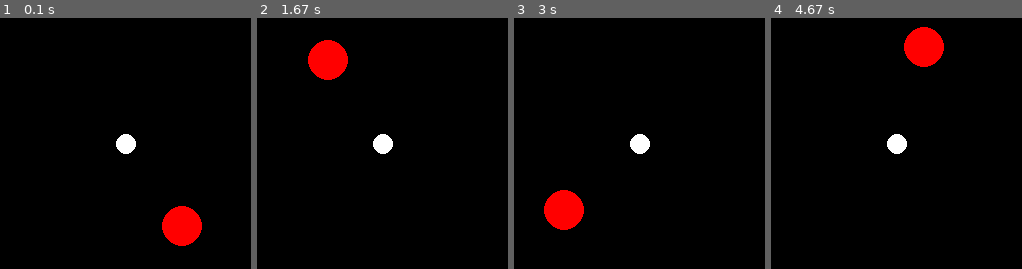
Above: before the commit, frames 1-4 (left to right).
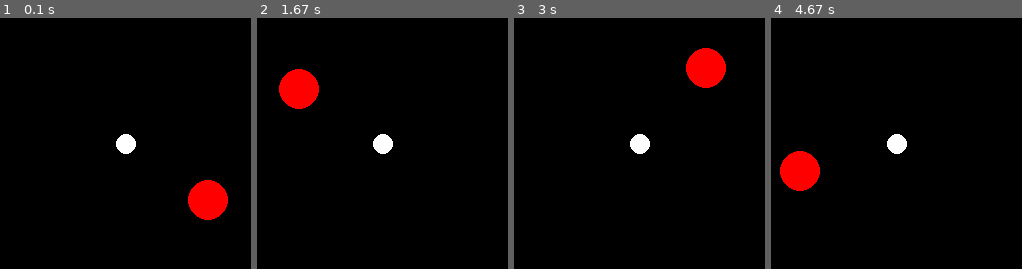
Above: after the commit, the same moments.

Repository: Dasani1/Pygame-Torture
Game: pygame game, started from Circle.py
Two runs of this game, one before a commit and one after it. Both use one fixed random seed, a clock stepped at 60 frames per second and the inputs below.
Inputs:
- Up to frame 1 (0.1 s): no input
- Up to frame 2 (1.67 s): no input
- Up to frame 3 (3 s): no input
- Up to frame 4 (4.67 s): no input

The runs differ from the first frame. In frame 1, 3.8% of the frame differs, in the area x 64-91%, y 64-91%; in frame 2, 3.9%, in the area x 8-37%, y 8-37%; in frame 3, 3.9%; in frame 4, 3.9%.

Commit message:
Yahoo idk

Diff:
--- a/Circle.py
+++ b/Circle.py
@@ -43,10 +43,10 @@
         else:
             self.y = -(rr - x)**0.5 + self.originy
 
-    def real_math(self): #Method I learned from youtube
+    def real_math(self): #Method I learned from youtube... holy this was so much faster...
         self.angle += 0.1
-        self.x = self.rr * math.sin(self.angle) + self.originx
-        self.y = self.rr * math.cos(self.angle) + self.originy
+        self.x = self.rr * math.cos(self.angle) + self.originx
+        self.y = self.rr * math.sin(self.angle) + self.originy
 
     def move(self):
 
